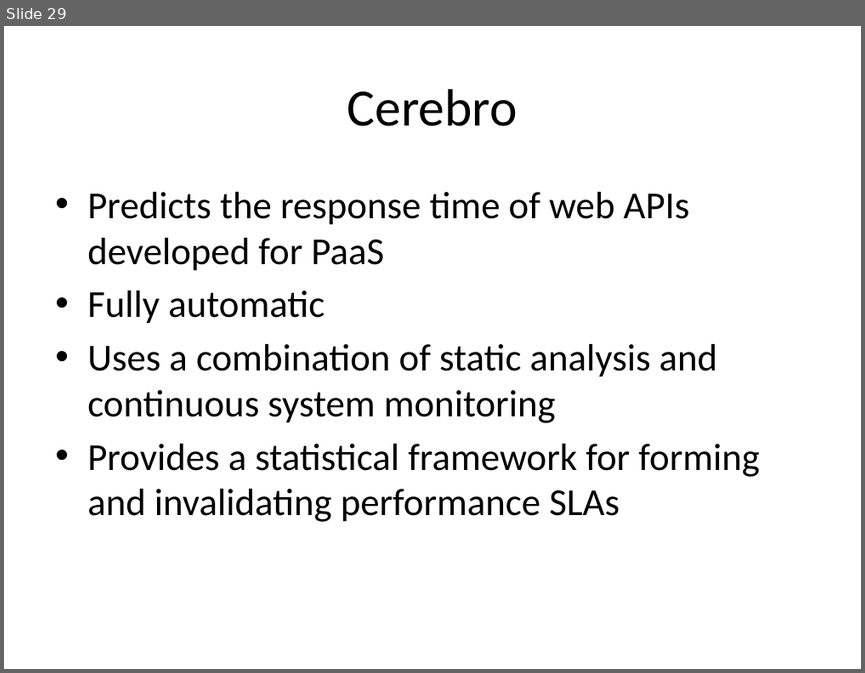
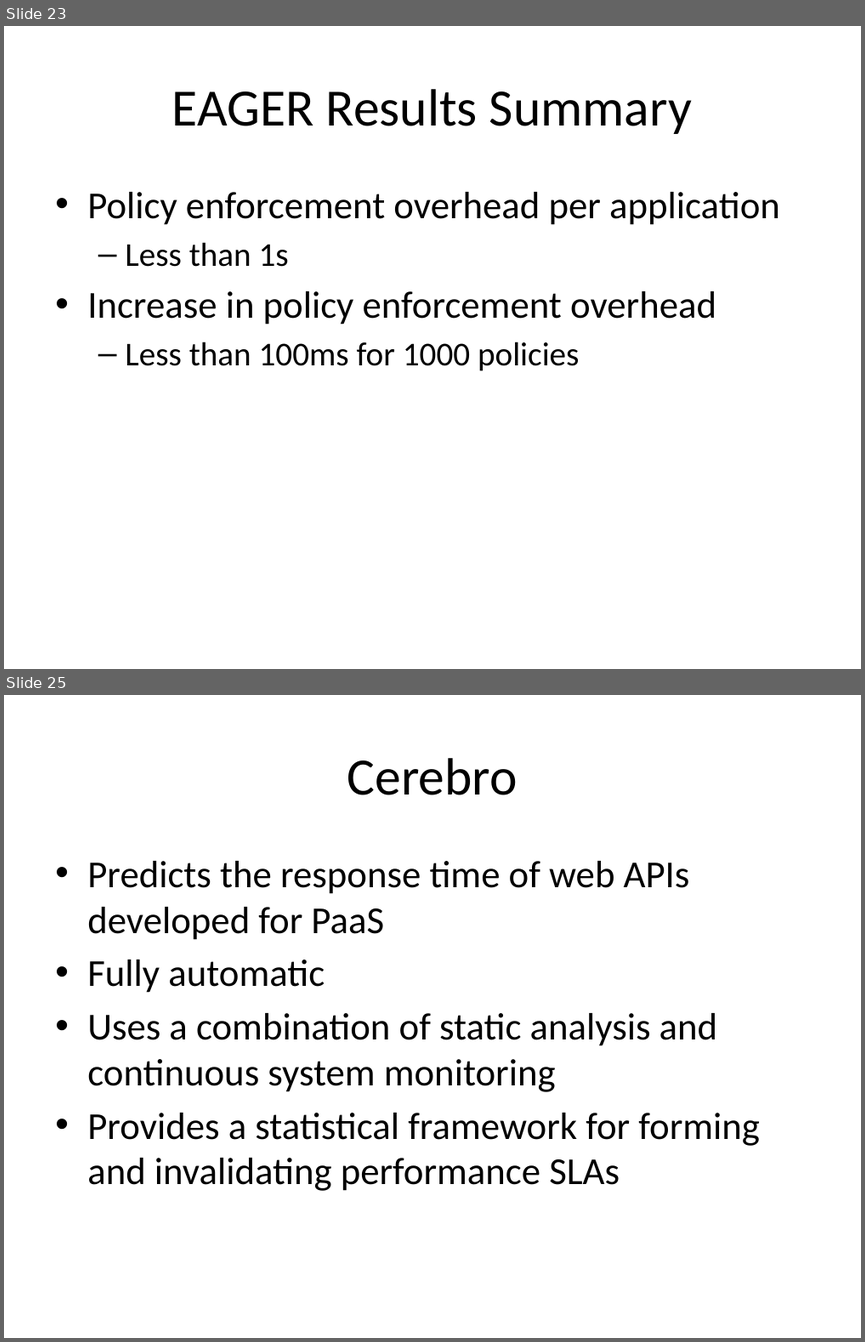
Before and after one commit to Dithn/eager-appscale, a slide deck: Eager/elk-experiment/appserver/system_design.pptx. Shown one above the other, each under a label of ours: slide 29 before the commit, slides 23 and 25 after it; the slides between them are not shown. The pictures are 865x673 and 865x1342 pixels, drawn with LibreOffice and Linux fonts; fonts in the diff are those of the drawing. Boxes give left, top, right and bottom in pixels: in the first picture for what was removed or moved away, otherwise in the second. Text is boxed around its words. In the diff, an @@ line names an element or a change of style, - is before the commit and + after.

```diff
--- a/Eager/elk-experiment/appserver/system_design.pptx
+++ b/Eager/elk-experiment/appserver/system_design.pptx
@@ slide 23 added at (4, 26, 861, 669), background #FFFFFF @@
@@ title added at (172, 89, 692, 134), 44 pt, text #000000 @@
+EAGER Results Summary
@@ text added at (87, 192, 780, 371), 32 pt, text #000000 @@
+• Policy enforcement overhead per application
+  – Less than 1s
+• Increase in policy enforcement overhead
+  – Less than 100ms for 1000 policies
@@ what was slide 29 is now slide 25 @@
```
Also in this commit, not shown: 8 slides changed, 1 other slide added, 1 slide removed.
